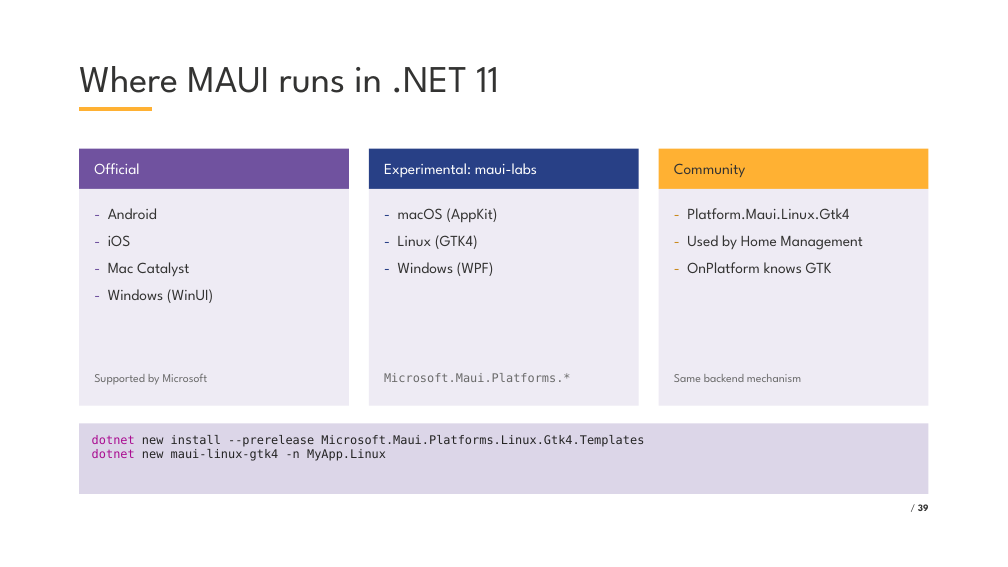
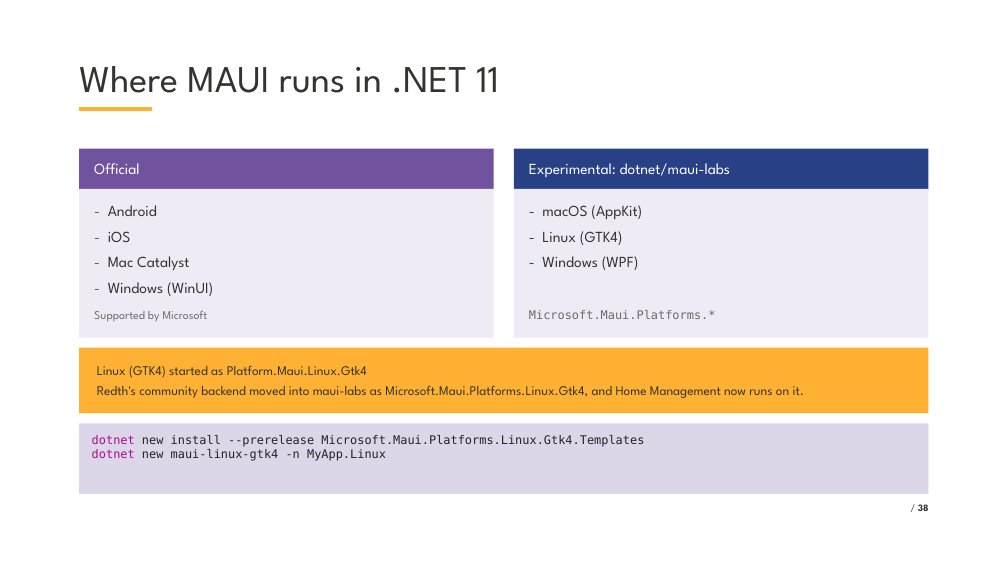
Before and after one commit to VladislavAntonyuk/HomeManagement, a slide deck: slide 38 of .NET Conf 2026 - Ukraine.pptx (slide 39 before the commit). Drawn at 1008x567 pixels with LibreOffice and Linux fonts; fonts in the diff are those of the drawing; background and template pictures are left out. Boxes give left, top, right and bottom in pixels: in the first picture for what was removed or moved away, otherwise in the second. Text is boxed around its words. In the diff, an @@ line names an element or a change of style, - is before the commit and + after.

```diff
--- a/.NET Conf 2026 - Ukraine.pptx
+++ b/.NET Conf 2026 - Ukraine.pptx
@@ rectangle "Official": place and size @@
-rectangle "Official" at bbox=[79, 149, 349, 189]
+rectangle "Official" at bbox=[79, 149, 493, 189]
@@ rectangle "Experimental: dotnet/maui-labs": place and size @@
-rectangle "Experimental: dotnet/maui-labs" at bbox=[369, 149, 639, 189]
+rectangle "Experimental: dotnet/maui-labs" at bbox=[514, 149, 928, 189]
@@ rectangle removed at bbox=[659, 149, 928, 189] @@
-Community
@@ text in rectangle at bbox=[529, 163, 730, 177]: text changed @@
-Experimental: maui-labs
+Experimental: dotnet/maui-labs
@@ rectangle: place and size @@
-rectangle at bbox=[79, 189, 349, 406]
+rectangle at bbox=[79, 189, 493, 338]
@@ text "- Android" at bbox=[108, 205, 213, 296]: less space between paragraphs @@
@@ rectangle removed at bbox=[369, 189, 639, 406] @@
@@ rectangle: place and size @@
-rectangle at bbox=[659, 189, 928, 406]
+rectangle at bbox=[514, 189, 928, 338]
@@ text "- macOS (AppKit)" at bbox=[542, 205, 642, 270]: less space between paragraphs @@
@@ text "- macOS (AppKit)": place and size @@
-text "- macOS (AppKit)" at bbox=[398, 208, 498, 276]
+text "- macOS (AppKit)" at bbox=[542, 205, 642, 270]
@@ text removed at bbox=[687, 208, 863, 273] @@
-- Platform.Maui.Linux.Gtk4
-- Used by Home Management
-- OnPlatform knows GTK
@@ text "Supported by Microsoft": place and size @@
-text "Supported by Microsoft" at bbox=[94, 374, 208, 385]
+text "Supported by Microsoft" at bbox=[94, 311, 208, 322]
@@ text "Microsoft.Maui.Platforms.*": place and size @@
-text "Microsoft.Maui.Platforms.*" at bbox=[384, 373, 571, 382]
+text "Microsoft.Maui.Platforms.*" at bbox=[529, 310, 716, 319]
@@ rectangle added at bbox=[79, 348, 928, 413], fill #FFB133 @@
@@ text added at bbox=[97, 365, 804, 398], 19 pt, text #333332 @@
+Linux (GTK4) started as Platform.Maui.Linux.Gtk4
+Redth's community backend moved into maui-labs as Microsoft.Maui.Platforms.Linux.Gtk4, and Home Management now runs on it.
@@ text removed at bbox=[674, 374, 801, 382] @@
-Same backend mechanism
@@ page number at bbox=[918, 504, 929, 511]: text changed @@
-/ 39
+/ 38
```
Also in this commit, not shown: 17 other slides changed, 10 slides added, 5 slides removed, 38 other files.
